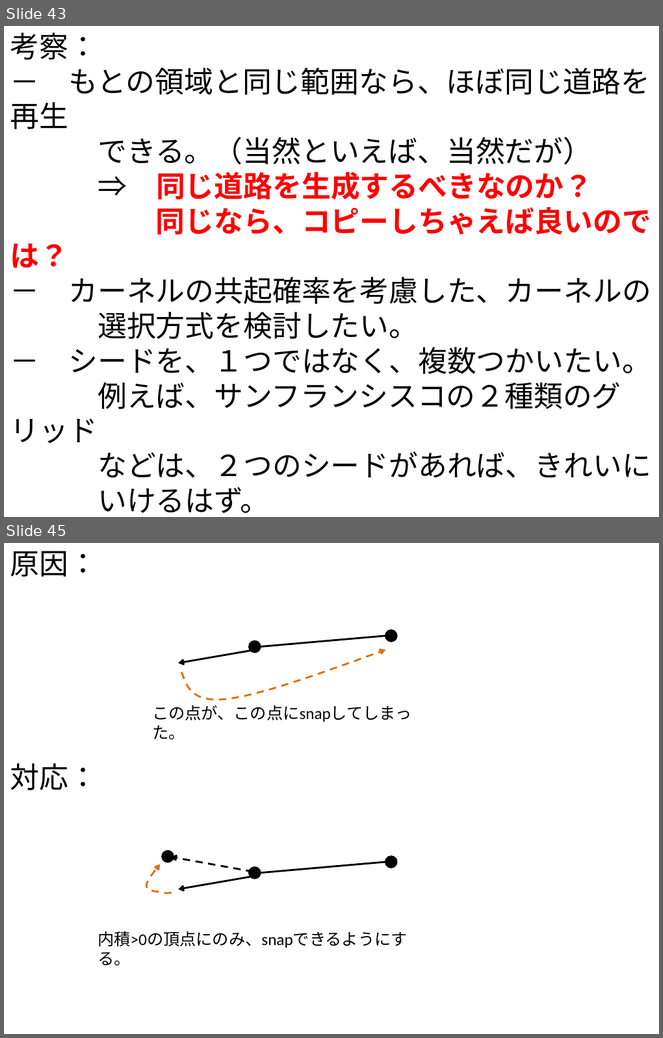
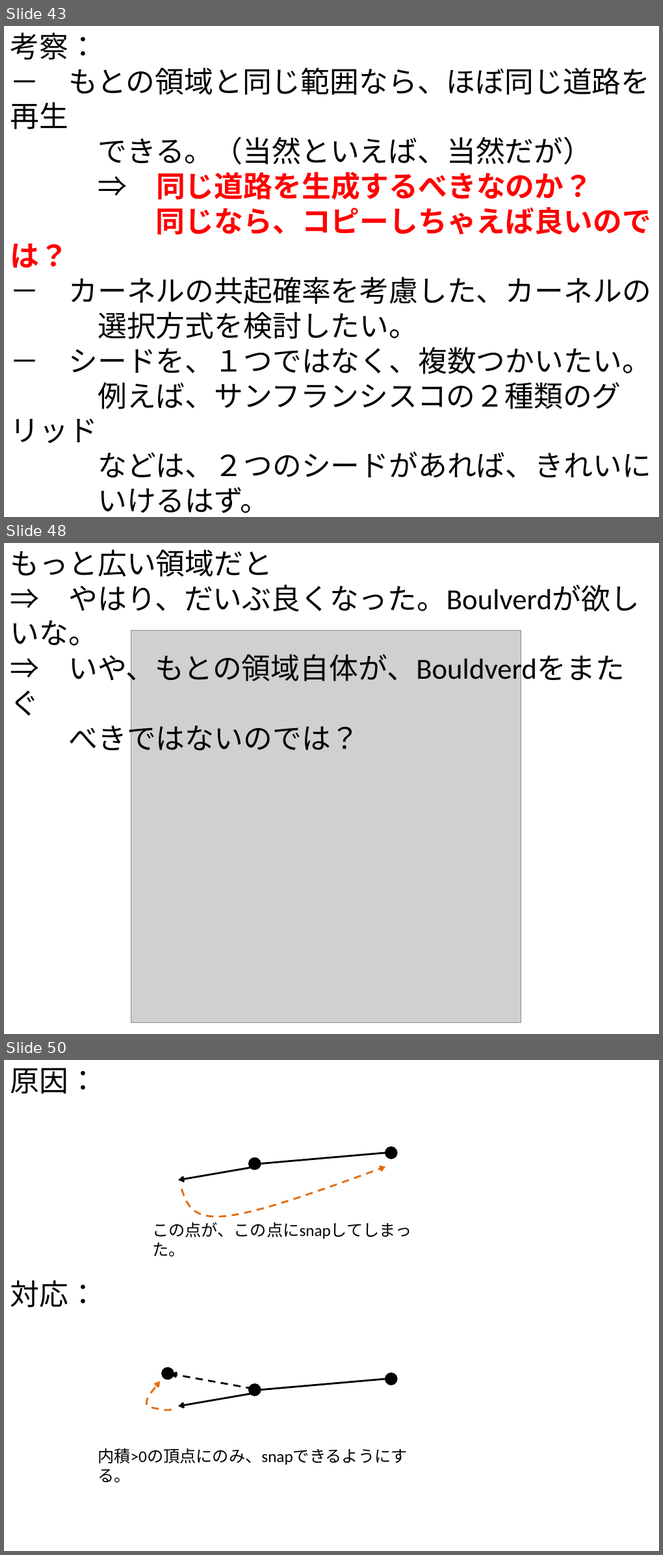
Before and after one commit to gnishida/RoadDesigner, a slide deck: RoadDesigner.pptx. Shown one above the other, each under a label of ours: slides 43 and 45 before the commit, slides 43, 48 and 50 after it; the slides between them are not shown. The pictures are 663x1038 and 663x1555 pixels, drawn with LibreOffice and Linux fonts; fonts in the diff are those of the drawing; grey boxes stand for pictures. Boxes give left, top, right and bottom in pixels: in the first picture for what was removed or moved away, otherwise in the second. Text is boxed around its words. In the diff, an @@ line names an element or a change of style, - is before the commit and + after.

```diff
--- a/RoadDesigner.pptx
+++ b/RoadDesigner.pptx
@@ slide 48 added at [4, 543, 659, 1034], background #FFFFFF @@
@@ text added at [10, 549, 639, 756], 32 pt, text #000000 @@
+もっと広い領域だと
+⇒ やはり、だいぶ良くなった。Boulverdが欲しいな。
+⇒ いや、もとの領域自体が、Bouldverdをまたぐ
+べきではないのでは？
@@ picture added at [131, 630, 521, 1023] @@
@@ what was slide 45 is now slide 50 @@
```
Also in this commit, not shown: 1 slide changed, 4 other slides added, 29 other files.
